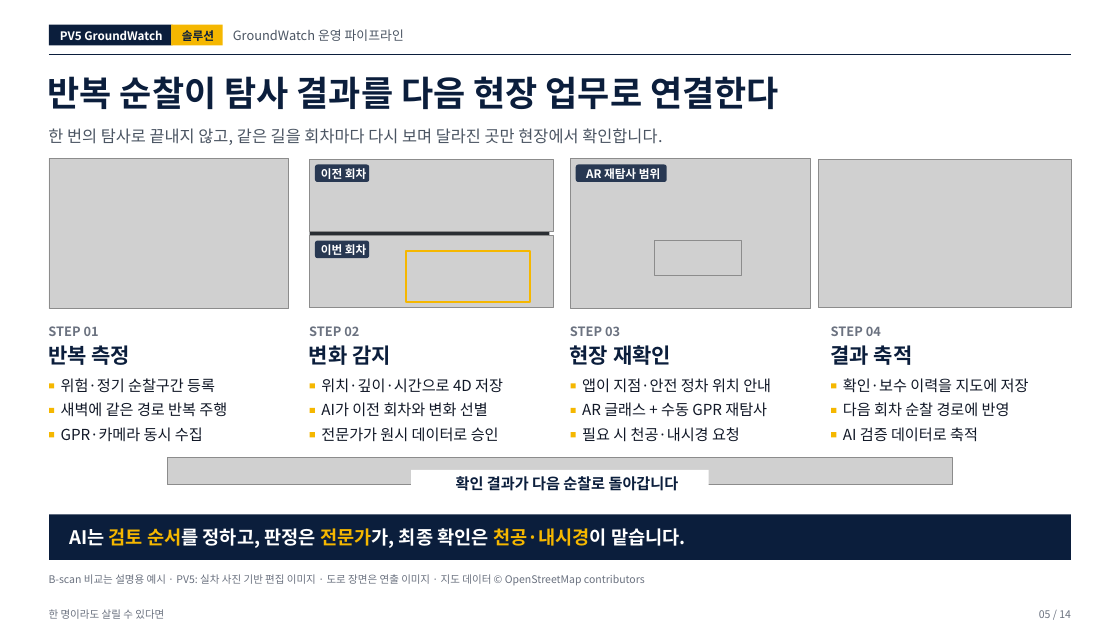
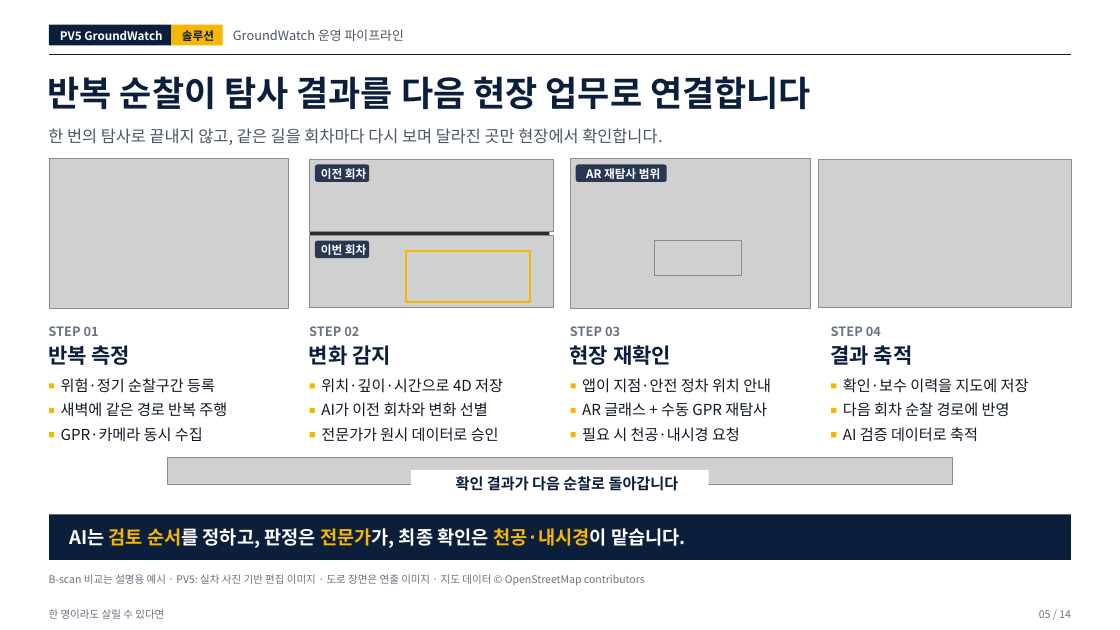
Before and after one commit to woojin-choe/pv5-hose-lab, a slide deck: slide 5 of ppt_all/PV5_GroundWatch_10_19.pptx. Drawn at 1120x630 pixels with LibreOffice and Linux fonts; fonts in the diff are those of the drawing; grey boxes stand for pictures; background and template pictures are left out. Boxes give left, top, right and bottom in pixels: in the first picture for what was removed or moved away, otherwise in the second. Text is boxed around its words. In the diff, an @@ line names an element or a change of style, - is before the commit and + after.

```diff
--- a/ppt_all/PV5_GroundWatch_10_19.pptx
+++ b/ppt_all/PV5_GroundWatch_10_19.pptx
@@ text at [48,76,811,109]: text changed @@
-반복 순찰이 탐사 결과를 다음 현장 업무로 연결한다
+반복 순찰이 탐사 결과를 다음 현장 업무로 연결합니다
```
Also in this commit, not shown: 11 other slides changed, 1 other file.
